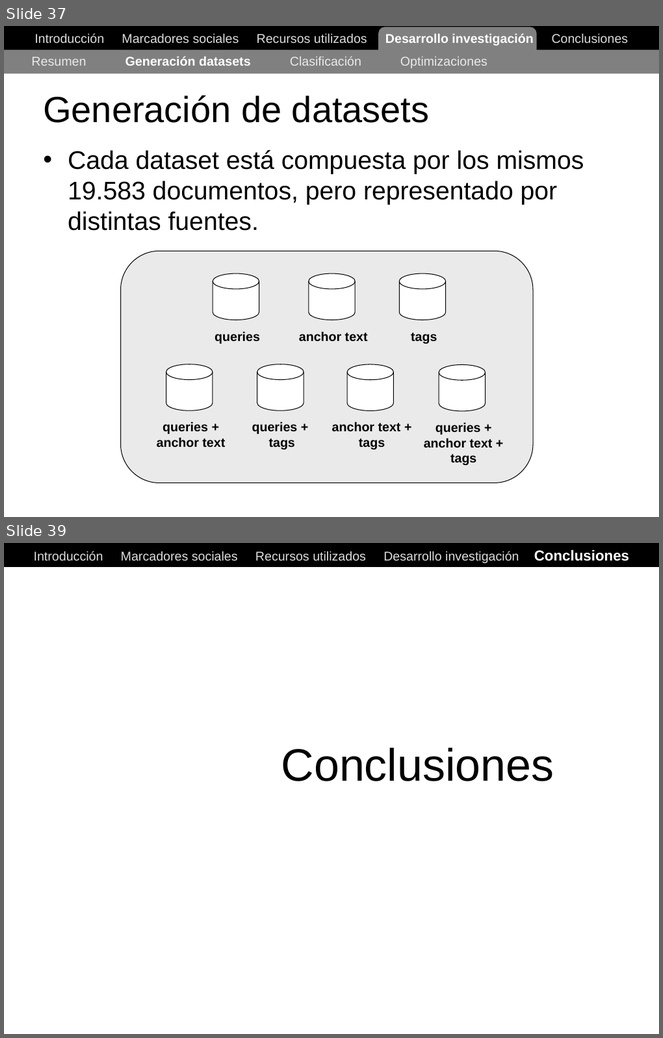
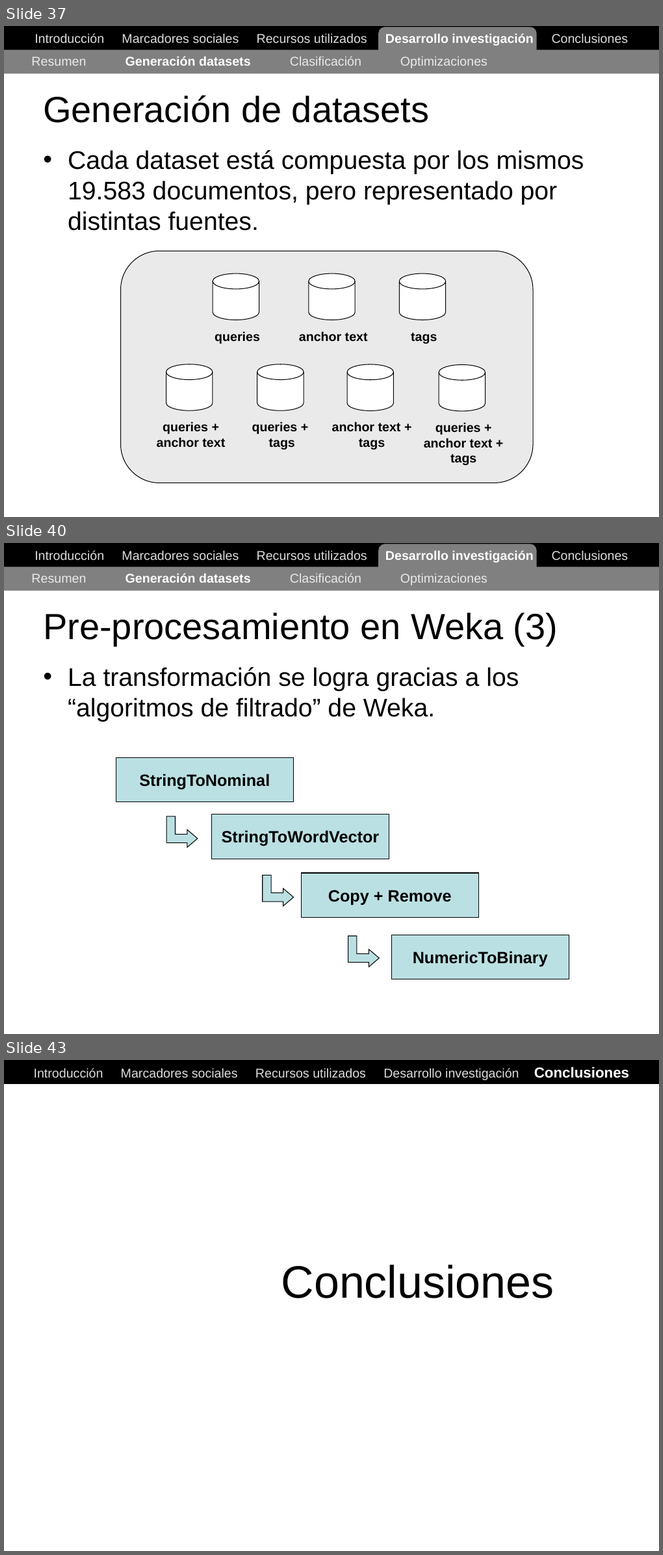
Before and after one commit to ak907kenai/nicotournetesis, a slide deck: docs_trunk/Nicolás Tourné - Presentación Tesis (v1).ppt. Shown one above the other, each under a label of ours: slides 37 and 39 before the commit, slides 37, 40 and 43 after it; the slides between them are not shown. The pictures are 663x1038 and 663x1555 pixels, drawn with LibreOffice and Linux fonts; fonts in the diff are those of the drawing. Boxes give left, top, right and bottom in pixels: in the first picture for what was removed or moved away, otherwise in the second. Text is boxed around its words. In the diff, an @@ line names an element or a change of style, - is before the commit and + after.

```diff
--- a/docs_trunk/Nicolás Tourné - Presentación Tesis (v1).ppt
+++ b/docs_trunk/Nicolás Tourné - Presentación Tesis (v1).ppt
@@ slide 40 added at (4, 543, 659, 1034), background #FFFFFF @@
@@ rectangle added at (4, 543, 659, 566), fill #000000, outline #000000 0.74 pt @@
@@ text added at (35, 550, 629, 563), 14 pt, text #DDDDDD @@
+Introducción Marcadores sociales Recursos utilizados Desarrollo investigación Conclusiones
@@ rounded rectangle added at (379, 544, 537, 582), fill #808080 @@
@@ rectangle added at (4, 566, 659, 590), fill #808080 @@
@@ text added at (31, 573, 488, 585), 14 pt, text #EAEAEA @@
+Resumen Generación datasets Clasificación Optimizaciones
@@ title added at (43, 613, 558, 646), 40 pt, text #000000 @@
+Pre-procesamiento en Weka (3)
@@ text added at (68, 667, 519, 722), 28 pt, text #000000 @@
+• La transformación se logra gracias a los “algoritmos de filtrado” de Weka.
@@ group added at (116, 758, 569, 979): 4 rectangles, 3 freeform shapes @@
+StringToWordVector
+NumericToBinary
+Copy + Remove
+StringToNominal
@@ what was slide 39 is now slide 43 @@
```
Also in this commit, not shown: 1 slide changed, 3 other slides added.
